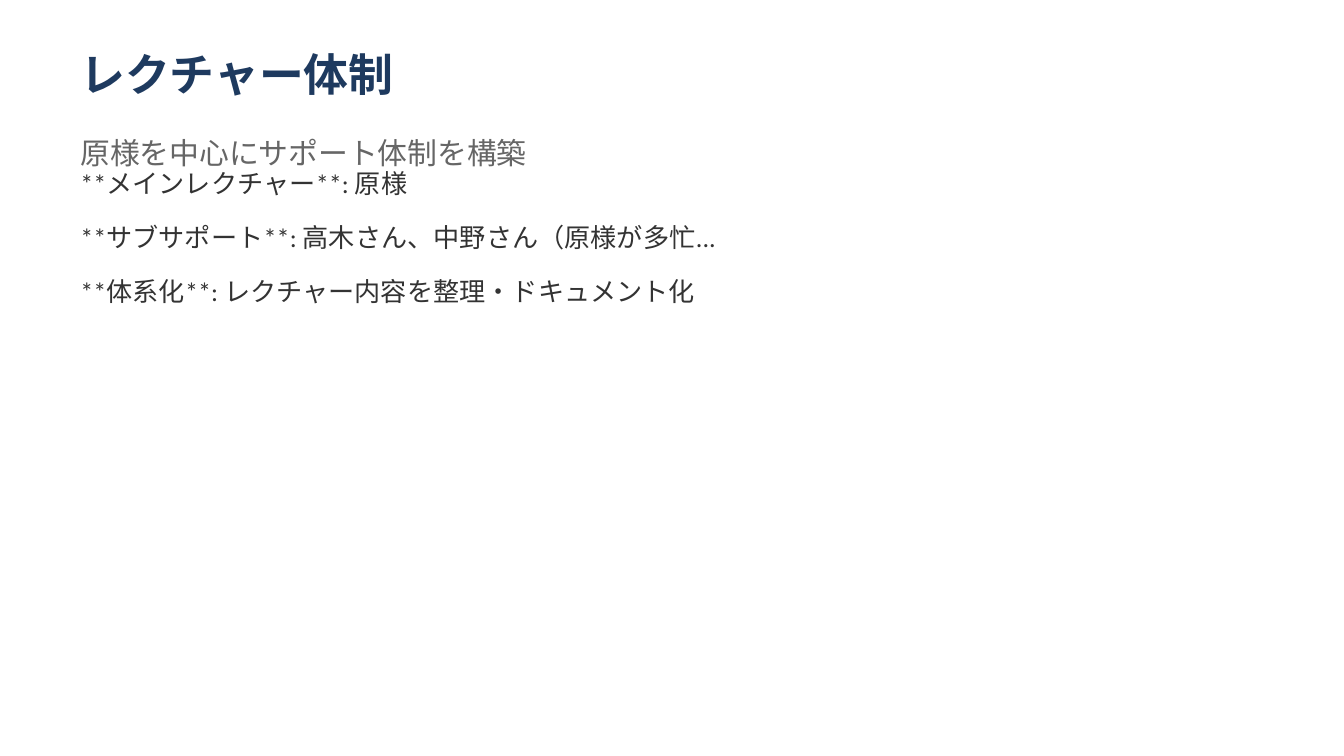
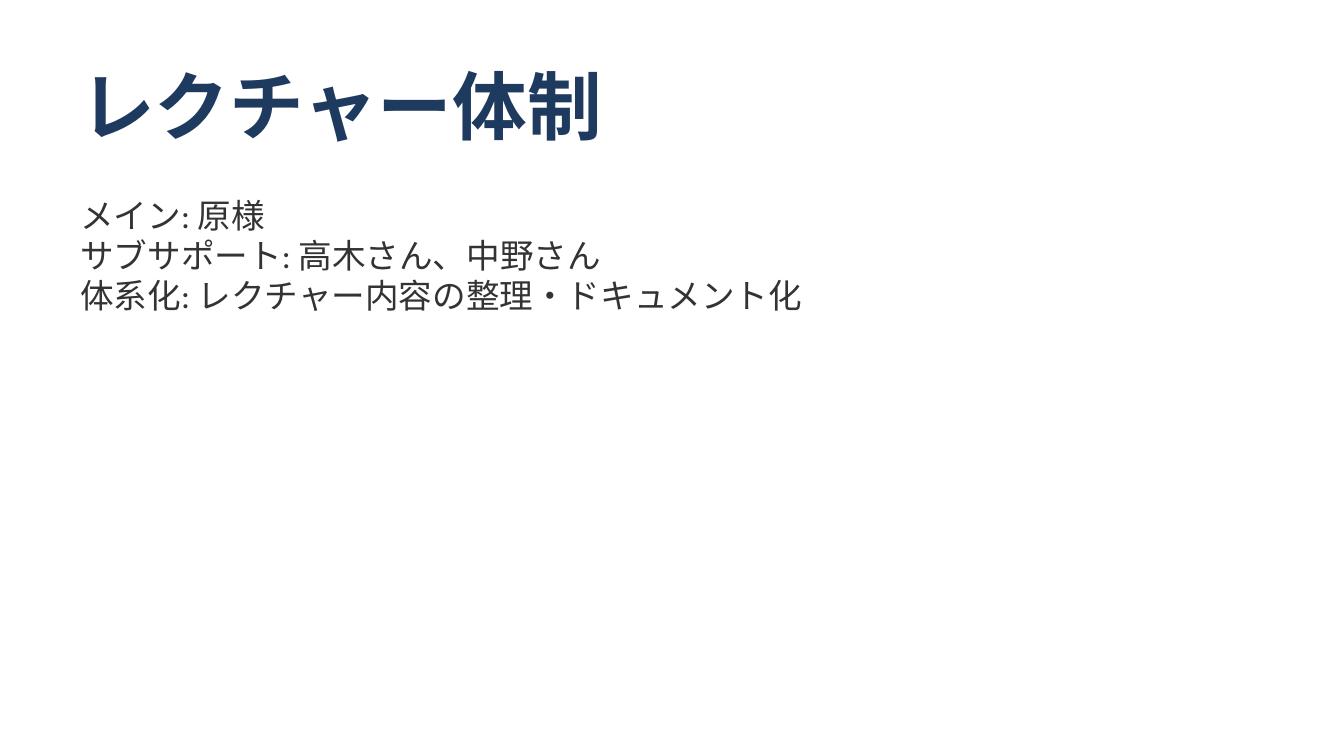
Before and after one commit to shoichitsuno-collab/MySpace_Shoichi-Tsuno, a slide deck: slide 11 of 匠技研工業プロジェクト_オンボーディング計画.pptx (slide 18 before the commit). Drawn at 1344x756 pixels with LibreOffice and Linux fonts; fonts in the diff are those of the drawing. Boxes give left, top, right and bottom in pixels: in the first picture for what was removed or moved away, otherwise in the second. Text is boxed around its words. In the diff, an @@ line names an element or a change of style, - is before the commit and + after.

```diff
--- a/匠技研工業プロジェクト_オンボーディング計画.pptx
+++ b/匠技研工業プロジェクト_オンボーディング計画.pptx
@@ text "レクチャー体制": place and size @@
-text "レクチャー体制" at [80, 53, 393, 96]
+text "レクチャー体制" at [80, 71, 601, 142]
@@ text "レクチャー体制" at [80, 71, 601, 142]: size 24 to 40 pt @@
@@ text removed at [80, 138, 526, 167] @@
-原様を中心にサポート体制を構築
@@ text at [80, 199, 802, 311]: text changed; size 14 to 18 pt @@
-**メインレクチャー**: 原様
-**サブサポート**: 高木さん、中野さん（原様が多忙...
-**体系化**: レクチャー内容を整理・ドキュメント化
+メイン: 原様
+サブサポート: 高木さん、中野さん
+体系化: レクチャー内容の整理・ドキュメント化
```
Also in this commit, not shown: 8 other slides changed, 5 slides added, 13 slides removed.
